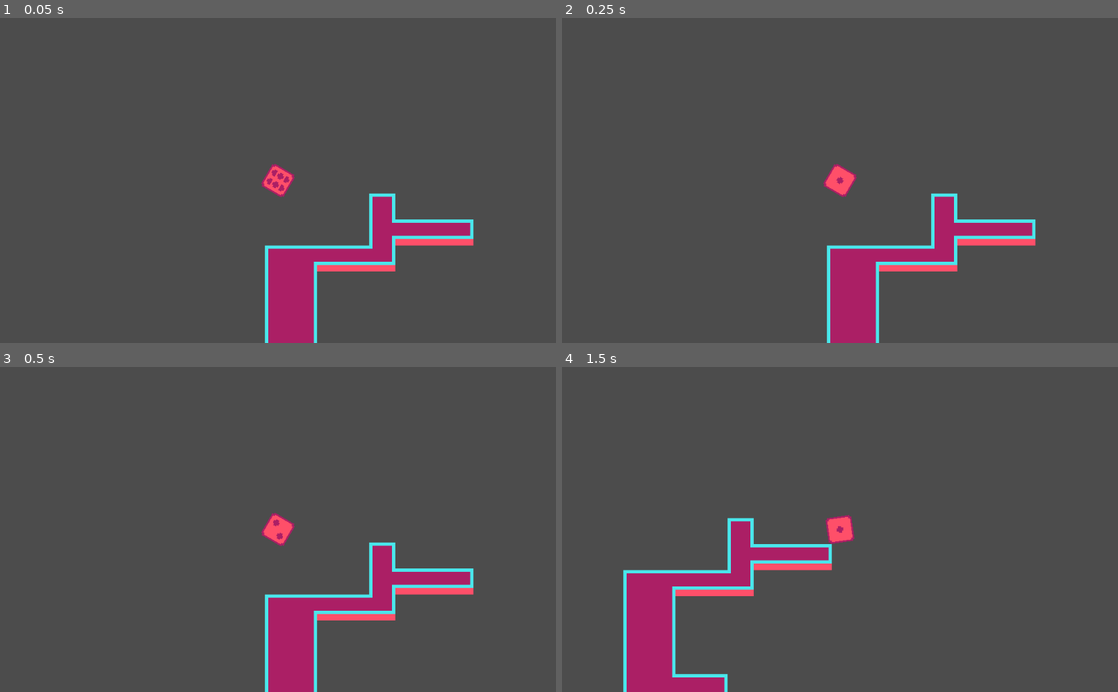
Above: before the commit, frames 1-4 (two rows, left to right).
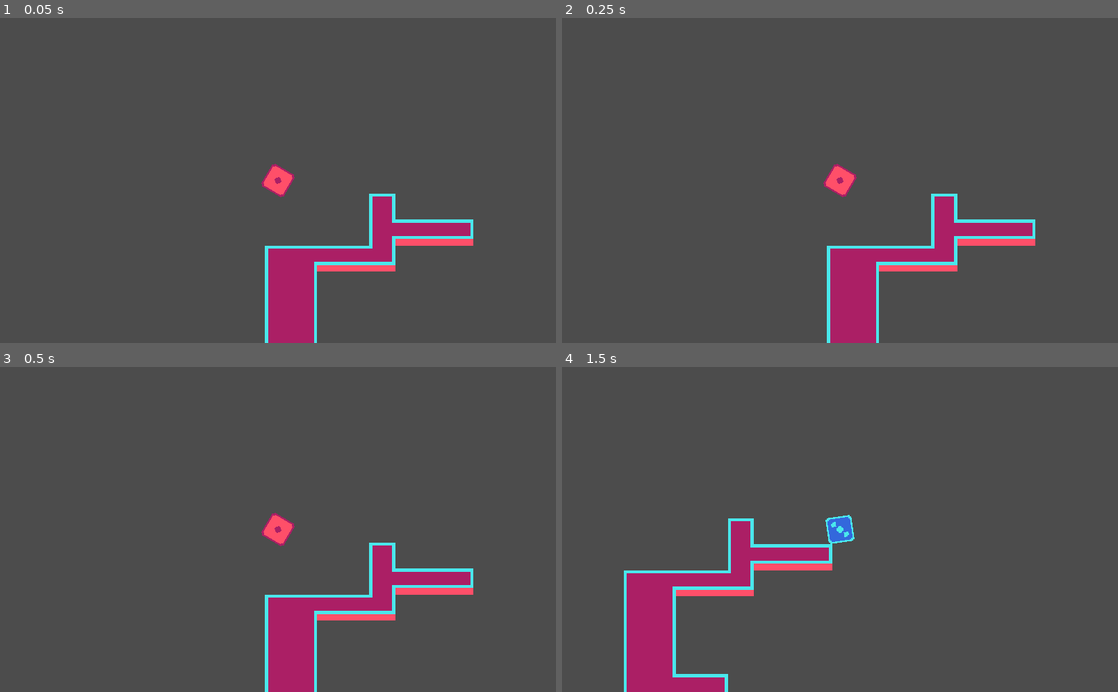
Above: after the commit, the same moments.

Repository: russmatney/dice-nine
Game: Godot game, scene res://src/demos/TilesDemo.tscn
Two runs of this game, one before a commit and one after it. Both use one fixed random seed, a clock stepped at 60 frames per second and the inputs below.
Inputs (mouse positions are in pixels of both pictures, inside the frame that each line leads up to):
- Up to frame 1 (0.05 s): no input
- Up to frame 2 (0.25 s): no input
- Up to frame 3 (0.5 s): no input
- Up to frame 4 (1.5 s): tap Enter at 0.5 s; move the mouse to (962, 513) at 0.52 s; hold D (move_right) 0.53-1.28 s; hold E (fire) 0.53-1.28 s; right-click (962, 513) at 0.8 s; move the mouse to (728, 545) at 1.27 s; hold J (move_down) from 1.28 s (still down); right-click (728, 545) at 1.35 s

The runs differ from the first frame. In frame 1, 0.5% of the frame differs, in the area x 47-86%, y 44-100%; in frame 2, 0.4%; in frame 3, 0.5%; in frame 4, 0.7%, in the area x 11-53%, y 45-100%.

Commit message:
feat: 'roll' to change sides, persist player side to bullet

Diff:
--- a/project.godot
+++ b/project.godot
@@ -13,6 +13,15 @@
 config/name="dice-nine"
 run/main_scene="res://src/demos/TilesDemo.tscn"
 config/icon="res://icon.png"
+
+[autoload]
+
+Dice="*res://src/autoloads/Dice.gd"
+
+[display]
+
+window/stretch/mode="2d"
+window/stretch/aspect="keep"
 
 [input]
 
@@ -51,6 +60,13 @@
 , Object(InputEventMouseButton,"resource_local_to_scene":false,"resource_name":"","device":0,"alt":false,"shift":false, …(202 unchanged characters)…
  ]
 }
+roll={
+"deadzone": 0.5,
+"events": [ Object(InputEventMouseButton,"resource_local_to_scene":false,"resource_name":"","device":0,"alt":false,"shift":false,"control":false,"meta":false,"command":false,"button_mask":0,"position":Vector2( 0, 0 ),"global_position":Vector2( 0, 0 ),"factor":1.0,"button_index":2,"pressed":false,"doubleclick":false,"script":null)
+, Object(InputEventKey,"resource_local_to_scene":false,"resource_name":"","device":0,"alt":false,"shift":false,"control":false,"meta":false,"command":false,"pressed":false,"scancode":81,"physical_scancode":0,"unicode":0,"echo":false,"script":null)
+, Object(InputEventKey,"resource_local_to_scene":false,"resource_name":"","device":0,"alt":false,"shift":false,"control":false,"meta":false,"command":false,"pressed":false,"scancode":85,"physical_scancode":0,"unicode":0,"echo":false,"script":null)
+ ]
+}
 
 [physics]
 
--- a/resources/PlayerSpriteFrames.tres
+++ b/resources/PlayerSpriteFrames.tres
@@ -1,10 +1,6 @@
 [gd_resource type="SpriteFrames" load_steps=14 format=2]
 
-[ext_resource path="res://assets/dice-roll_sheet.png" type="Texture" id=1]
-
-[sub_resource type="AtlasTexture" id=8]
-atlas = ExtResource( 1 )
-region = Rect2( 80, 0, 16, 16 )
+[ext_resource path="res://assets/dice-roll-rainbow_sheet.png" type="Texture" id=1]
 
 [sub_resource type="AtlasTexture" id=9]
 atlas = ExtResource( 1 )
@@ -22,29 +18,33 @@
 atlas = ExtResource( 1 )
 region = Rect2( 64, 0, 16, 16 )
 
-[sub_resource type="AtlasTexture" id=7]
+[sub_resource type="AtlasTexture" id=8]
 atlas = ExtResource( 1 )
-region = Rect2( 0, 0, 16, 16 )
+region = Rect2( 80, 0, 16, 16 )
+
+[sub_resource type="AtlasTexture" id=4]
+atlas = ExtResource( 1 )
+region = Rect2( 48, 0, 16, 16 )
+
+[sub_resource type="AtlasTexture" id=3]
+atlas = ExtResource( 1 )
+region = Rect2( 32, 0, 16, 16 )
 
 [sub_resource type="AtlasTexture" id=2]
 atlas = ExtResource( 1 )
 region = Rect2( 16, 0, 16, 16 )
 
-[sub_resource type="AtlasTexture" id=3]
+[sub_resource type="AtlasTexture" id=7]
 atlas = ExtResource( 1 )
-region = Rect2( 32, 0, 16, 16 )
+region = Rect2( 0, 0, 16, 16 )
 
-[sub_resource type="AtlasTexture" id=4]
+[sub_resource type="AtlasTexture" id=6]
 atlas = ExtResource( 1 )
-region = Rect2( 48, 0, 16, 16 )
+region = Rect2( 80, 0, 16, 16 )
 
 [sub_resource type="AtlasTexture" id=5]
 atlas = ExtResource( 1 )
 region = Rect2( 64, 0, 16, 16 )
-
-[sub_resource type="AtlasTexture" id=6]
-atlas = ExtResource( 1 )
-region = Rect2( 80, 0, 16, 16 )
 
 [sub_resource type="AtlasTexture" id=13]
 atlas = ExtResource( 1 )
@@ -52,11 +52,6 @@
 
 [resource]
 animations = [ {
-"frames": [ SubResource( 8 ) ],
-"loop": true,
-"name": "six",
-"speed": 5.0
-}, {
 "frames": [ SubResource( 9 ) ],
 "loop": true,
 "name": "four",
@@ -77,7 +72,12 @@
 "name": "five",
 "speed": 5.0
 }, {
-"frames": [ SubResource( 7 ), SubResource( 2 ), SubResource( 3 ), SubResource( 4 ), SubResource( 5 ), SubResource( 6 ) ],
+"frames": [ SubResource( 8 ) ],
+"loop": true,
+"name": "six",
+"speed": 5.0
+}, {
+"frames": [ SubResource( 4 ), SubResource( 3 ), SubResource( 2 ), SubResource( 7 ), SubResource( 6 ), SubResource( 5 ) ],
 "loop": true,
 "name": "roll",
 "speed": 5.0
--- a/src/Bullet.gd
+++ b/src/Bullet.gd
@@ -3,12 +3,17 @@
 
 export(float) var ttl = 5.0
 
+var side: String
 
+onready var anim = $AnimatedSprite
 onready var remove_timer = $RemoveTimer
 
 # Called when the node enters the scene tree for the first time.
 func _ready():
   remove_timer.start(ttl)
+
+  if side:
+    anim.set_animation(side)
 
 func kill():
   # should be fine?
@@ -16,3 +21,7 @@
 
 func _on_RemoveTimer_timeout():
   kill()
+
+
+func set_side(s):
+  side = s
--- a/src/Bullet.tscn
+++ b/src/Bullet.tscn
@@ -102,7 +102,7 @@
 [node name="AnimatedSprite" type="AnimatedSprite" parent="."]
 frames = SubResource( 3 )
 animation = "roll"
-frame = 2
+frame = 5
 playing = true
 
 [node name="RemoveTimer" type="Timer" parent="."]
--- a/src/Player.gd
+++ b/src/Player.gd
@@ -4,15 +4,32 @@
 var bullet = preload("res://src/Bullet.tscn")
 
 onready var fire_position = $FirePosition
+onready var anim = $AnimatedSprite
 
 var fire_delay = 0.3
 var next_fire_in = 0
 
+onready var roll_timer = $RollTimer
+var rolling := false
+var roll_time := 0.3
+var roll_delay := 0.3
+var next_roll_in := 0.0
+
+var current_side = "one"
+var next_side := "one"
+
 ### ready #####################################################################
 
 func _ready():
-  pass # Replace with function body.
+  if current_side:
+    set_side(current_side)
 
+### set_side ##############################################################
+
+func set_side(s):
+  current_side = s
+  if s:
+    anim.set_animation(s)
 
 ### control #####################################################################
 
@@ -32,6 +49,9 @@
 
 func is_fire_pressed():
   return Input.is_action_pressed("fire")
+
+func is_roll_pressed():
+  return Input.is_action_pressed("roll")
 
 ### physics process ##########################################################
 
@@ -53,12 +73,34 @@
   else:
     next_fire_in -= delta
 
+  if is_roll_pressed() and next_roll_in <= 0:
+    roll()
+    next_roll_in = roll_delay
+  else:
+    next_roll_in -= delta
+
 
 ### fire ####################################################################
 
 func fire():
   var new_bullet = bullet.instance()
+
+  # use player current_side to set bullet side
+  new_bullet.set_side(current_side)
+
   new_bullet.position = fire_position.get_global_position()
   new_bullet.rotation_degrees = rotation_degrees
   new_bullet.apply_impulse(Vector2(), Vector2(bullet_speed, 0).rotated(rotation))
   get_tree().get_root().call_deferred("add_child", new_bullet)
+
+### roll ####################################################################
+
+func roll():
+  rolling = true
+  roll_timer.start(roll_time)
+  anim.set_animation("roll")
+  next_side = Dice.roll_six_sided([current_side])
+
+func _on_RollTimer_timeout():
+  rolling = false
+  set_side(next_side)
--- a/src/Player.tscn
+++ b/src/Player.tscn
@@ -16,7 +16,7 @@
 scale = Vector2( 3, 3 )
 frames = ExtResource( 1 )
 animation = "roll"
-frame = 5
+speed_scale = 3.0
 playing = true
 
 [node name="Camera2D" type="Camera2D" parent="."]
@@ -24,3 +24,9 @@
 
 [node name="FirePosition" type="Position2D" parent="."]
 position = Vector2( 24, 0 )
+
+[node name="RollTimer" type="Timer" parent="."]
+wait_time = 0.2
+one_shot = true
+
+[connection signal="timeout" from="RollTimer" to="." method="_on_RollTimer_timeout"]
--- /dev/null
+++ b/src/autoloads/Dice.gd
@@ -0,0 +1,10 @@
+extends Node
+
+var six_sides = ["one", "two", "three", "four", "five", "six"]
+
+func roll_six_sided(exclude=[]) -> String:
+  var sides = []
+  for side in six_sides:
+    if not side in exclude:
+      sides.append(side)
+  return sides[randi() % sides.size()]
Not shown, changed: todo.org
